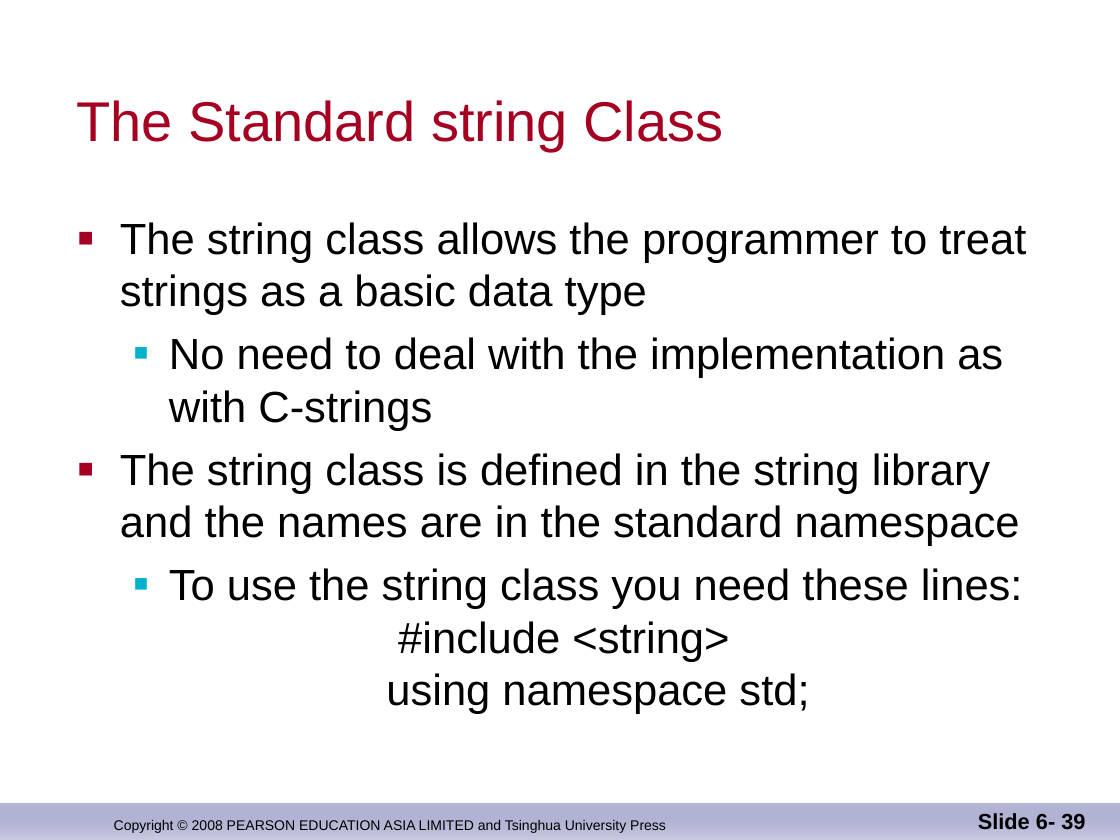
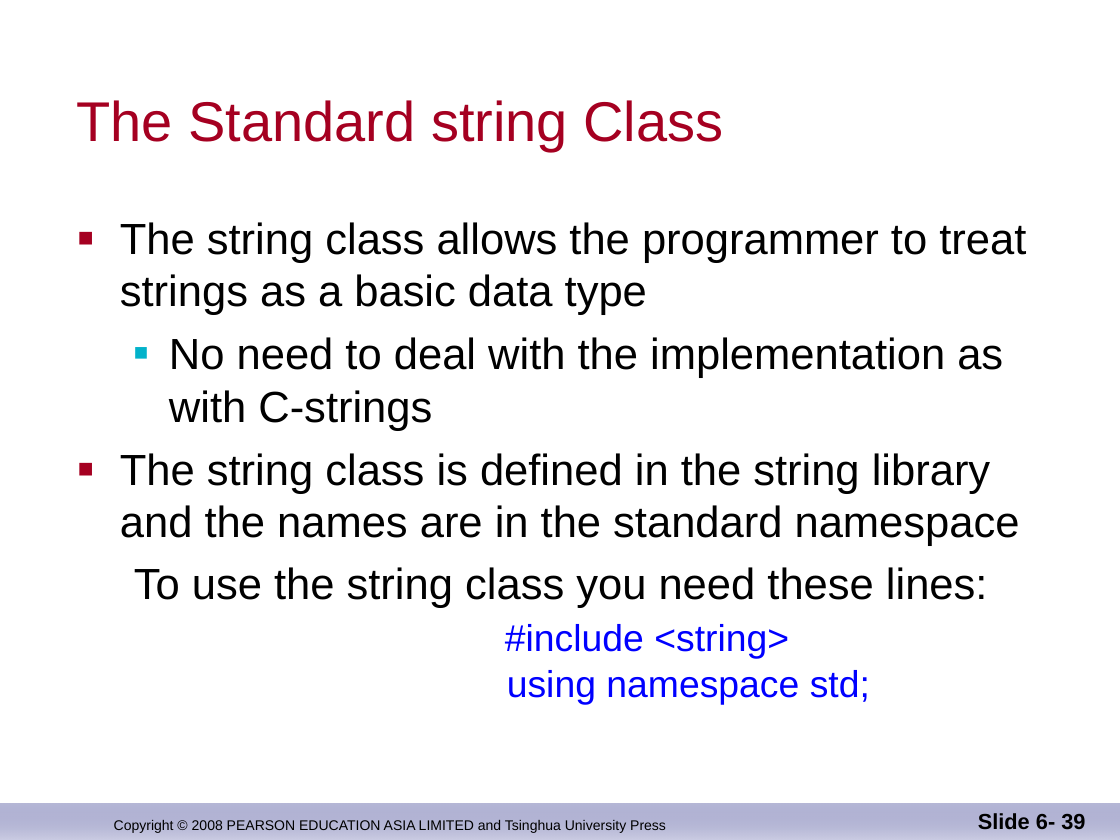
Before and after one commit to djuanbei/CPLUSPLUS, a slide deck: slide 39 of ppt/Chapter 8.ppt. Drawn at 1120x840 pixels with LibreOffice and Linux fonts; fonts in the diff are those of the drawing; background and template pictures are left out. Boxes give left, top, right and bottom in pixels: in the first picture for what was removed or moved away, otherwise in the second. Text is boxed around its words. In the diff, an @@ line names an element or a change of style, - is before the commit and + after.

```diff
--- a/ppt/Chapter 8.ppt
+++ b/ppt/Chapter 8.ppt
@@ text at (134, 567, 988, 705): size 28 to 24 pt, text colour #000000 to #0000FF in "#include <string> using namespace std;"; bullet ■ to none; less space between paragraphs @@
```
Also in this commit, not shown: 3 other slides changed, 1 slide added.
